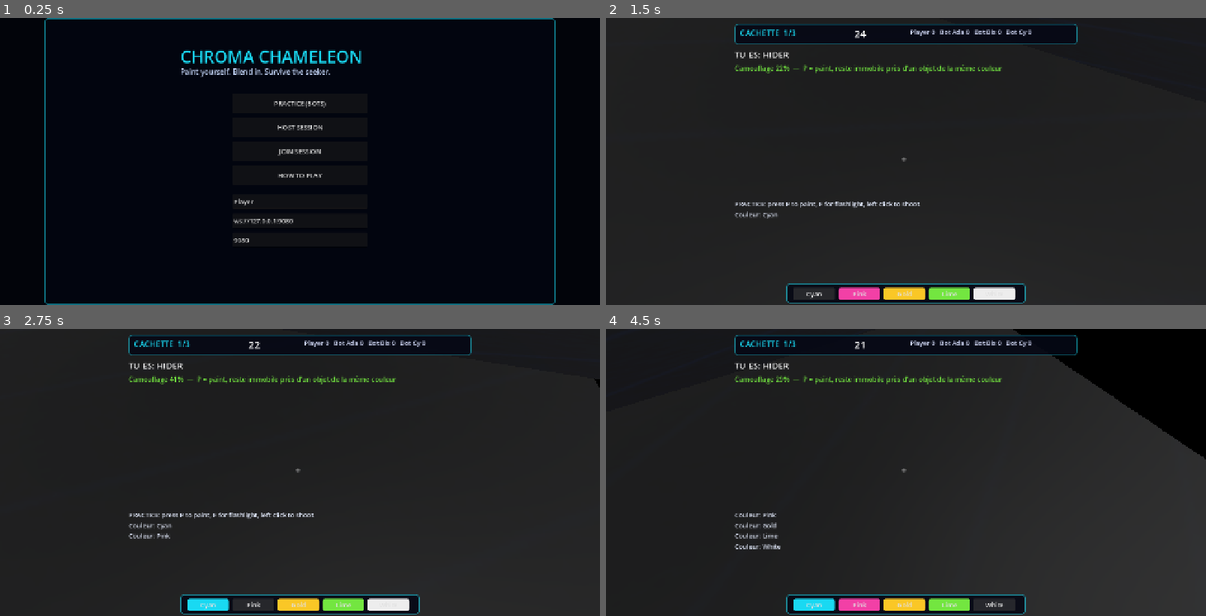
Above: before the commit, frames 1-4 (two rows, left to right).
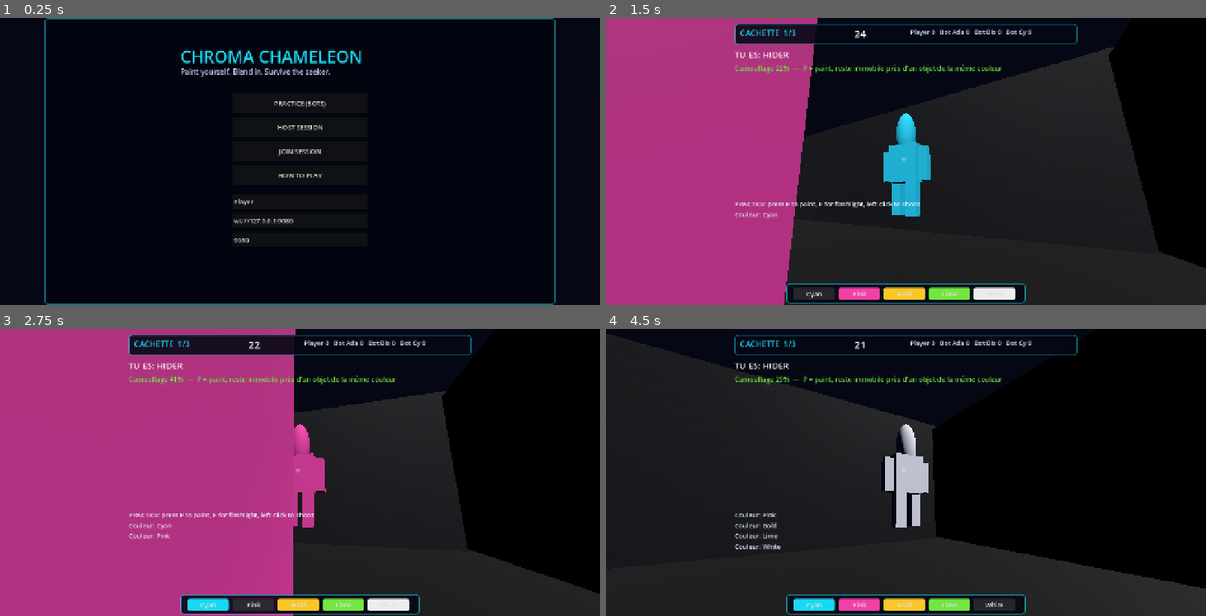
Above: after the commit, the same moments.

Repository: peakbuild112000/Project2
Game: Godot game, scene res://scenes/Main.tscn
Same seed, same stepped clock (60 frames per second), same inputs: the game is played once before the commit and once after it.
Inputs:
- Up to frame 1 (0.25 s): no input
- Up to frame 2 (1.5 s): click "PRACTICE (BOTS)" at 0.5 s; click "Cyan" at 1.25 s
- Up to frame 3 (2.75 s): click "Pink" at 2 s
- Up to frame 4 (4.5 s): click "Gold" at 2.75 s; click "Lime" at 3.5 s; click "White" at 4.25 s

The runs differ from the first frame. In frame 2, 46% of the frame differs, in the area x 0-100%, y 0-100%; in frame 3, 70%; in frame 4, 34%.

Commit message:
Light-aware pipette, third-person hiders and right-drag camera orbit

Diff:
--- a/scripts/Game.gd
+++ b/scripts/Game.gd
@@ -43,6 +43,7 @@
 var brush_size := 20
 var pipette_mode := false
 var _paint_hold := false
+var _orbit_hold := false
 var _spot_cooldown := {}
 var _shoot_cooldown := 0.0
 
@@ -59,9 +60,21 @@
 
 	scene_root = Node3D.new()
 	add_child(scene_root)
+	var env_node := WorldEnvironment.new()
+	var env := Environment.new()
+	env.background_mode = Environment.BG_COLOR
+	env.background_color = Color(0.02, 0.03, 0.08)
+	env.ambient_light_color = Color(0.28, 0.34, 0.48)
+	env.ambient_light_energy = 0.45
+	env_node.environment = env
+	scene_root.add_child(env_node)
+
 	var sun := DirectionalLight3D.new()
 	sun.rotation_degrees = Vector3(-52, 38, 0)
 	sun.light_energy = 1.15
+	sun.shadow_enabled = true
+	sun.shadow_bias = 0.025
+	sun.directional_shadow_max_distance = 90.0
 	scene_root.add_child(sun)
 
 	camera = Camera3D.new()
@@ -102,7 +115,7 @@
 		"practice": start_offline()
 		"host": start_host()
 		"join": start_client()
-		"help": hud.set_menu_info("HIDERS: press P to enter PAINT mode, pick any colour, choose a brush and drag on your avatar with the mouse. Pipette samples a colour from your suit or the decor. Stand still near matching props to camouflage. SEEKERS: F toggles the flashlight. SEEING a hider gives you +1 point, but you must LEFT CLICK (or E) to SHOOT them and eliminate them.")
+		"help": hud.set_menu_info("HIDERS: you are always in third person. Press P for PAINT mode: left-drag paints your avatar, right-drag rotates the camera, pipette samples a colour. Stand still near matching props to camouflage. SEEKERS: you are in first person. F toggles the flashlight. SEEING a hider gives +1 point, but LEFT CLICK (or E) SHOOTS them to eliminate (+3).")
 		"paint": try_preset_paint(value)
 		"pipette": _toggle_pipette()
 		"leave": leave_match()
@@ -129,6 +142,7 @@
 	paint_mode = false
 	pipette_mode = false
 	_paint_hold = false
+	_orbit_hold = false
 	hud.set_paint_mode(false)
 	hud.set_pipette(false)
 	_spot_cooldown.clear()
@@ -177,7 +191,7 @@
 	body.add_child(col)
 	scene_root.add_child(body)
 	var avatar: Dictionary = world.make_avatar(body, Color.WHITE)
-	avatar.node.visible = (id != local_id)
+	avatar.node.visible = true
 	views[id] = {"body": body, "avatar": avatar}
 	players[id] = {
 		"id": id, "name": pname, "x": body.position.x, "y": body.position.y,
@@ -502,6 +516,9 @@
 func try_preset_paint(idx: int) -> void:
 	if not running or idx < 0 or idx >= Core.COLORS.size():
 		return
+	if _role_of(local_id) != "HIDER":
+		hud.log_line("Seuls les hiders peuvent peindre.")
+		return
 	var c: Color = Core.COLORS[idx]
 	paint_color = c
 	hud.set_color(c)
@@ -516,11 +533,15 @@
 func _set_paint_mode(on: bool) -> void:
 	if not running:
 		return
+	if on and _role_of(local_id) != "HIDER":
+		hud.log_line("Le seeker reste en première personne : lui ne peint pas.")
+		return
 	paint_mode = on
 	_paint_hold = false
+	_orbit_hold = false
 	hud.set_paint_mode(on)
 	if views.has(local_id):
-		views[local_id].avatar.node.visible = on
+		views[local_id].avatar.node.visible = _role_of(local_id) == "HIDER"
 	pipette_mode = false
 	hud.set_pipette(false)
 	Input.set_mouse_mode(Input.MOUSE_MODE_VISIBLE if on else Input.MOUSE_MODE_CAPTURED)
@@ -541,16 +562,33 @@
 		Net.send_to_host({"t": "paint_stroke", "u": u, "v": v,
 			"c": paint_color.to_html(false), "s": brush_size})
 
+## Reads the REAL rendered pixel under the cursor: albedo + lights + shadows.
+## A red prop in a dark corner is therefore sampled as dark red, not bright red.
+func _rendered_color_at(pos: Vector2) -> Color:
+	var tex := get_viewport().get_texture()
+	if tex == null:
+		return Color(-1, -1, -1, 1)
+	var img: Image = tex.get_image()
+	if img == null or img.is_empty():
+		return Color(-1, -1, -1, 1)
+	var size := img.get_size()
+	var vp := get_viewport().get_visible_rect().size
+	if vp.x <= 0.0 or vp.y <= 0.0 or size.x <= 0 or size.y <= 0:
+		return Color(-1, -1, -1, 1)
+	var x := clampi(int(pos.x / vp.x * float(size.x)), 0, size.x - 1)
+	var y := clampi(int(pos.y / vp.y * float(size.y)), 0, size.y - 1)
+	var c := img.get_pixel(x, y)
+	if c.a < 0.01:
+		return Color(-1, -1, -1, 1)
+	return Color(c.r, c.g, c.b, 1.0)
+
 func _pipette_at(pos: Vector2) -> void:
-	var picked := Color.WHITE
-	var rect := _avatar_screen_rect()
-	if rect.size.x >= 8.0 and rect.size.y >= 8.0 and rect.has_point(pos):
-		var av: Dictionary = views[local_id].avatar
-		var img: Image = av.image
-		var u := clampf((pos.x - rect.position.x) / rect.size.x, 0, 1)
-		var v := clampf(1.0 - (pos.y - rect.position.y) / rect.size.y, 0, 1)
-		picked = img.get_pixel(int(u * float(img.get_width() - 1)), int(v * float(img.get_height() - 1)))
-	else:
+	var picked := _rendered_color_at(pos)
+
+	# If the pointer is over the paint panel (or the capture is unavailable),
+	# fall back to the material colour under the ray.
+	if picked.r < 0.0 or (hud.paint_panel != null and hud.paint_panel.visible and hud.paint_panel.get_global_rect().has_point(pos)):
+		var fallback := Color.WHITE
 		var from := camera.project_ray_origin(pos)
 		var dir := camera.project_ray_normal(pos)
 		var q := PhysicsRayQueryParameters3D.create(from, from + dir * 100.0)
@@ -558,14 +596,16 @@
 		if not hit.is_empty() and hit.collider is StaticBody3D:
 			for c in hit.collider.get_children():
 				if c is MeshInstance3D and c.material_override is StandardMaterial3D:
-					picked = c.material_override.albedo_color
+					fallback = c.material_override.albedo_color
 					break
+		picked = fallback
+
 	paint_color = picked
 	hud.set_color(picked)
 	pipette_mode = false
 	hud.set_pipette(false)
-	hud.log_line("Pipette: #%s" % picked.to_html(false))
-	_play("click")
+	hud.log_line("Pipette (lumière/ombre incluse): #%s" % picked.to_html(false))
+	_play("paint")
 
 # ---------------------------------------------------------------- shooting ----
 
@@ -813,6 +853,7 @@
 		elif not is_host:
 			body.position = body.position.lerp(Vector3(st.x, st.y, st.z), clampf(delta * 12.0, 0, 1))
 		var avatar: Dictionary = v.avatar
+		avatar.node.visible = (id != local_id) or (_role_of(id) == "HIDER")
 		var alpha := 1.0
 		if id != local_id:
 			if local_role == "SEEKER" and _role_of(id) == "HIDER" and not bool(st.seen):
@@ -824,15 +865,19 @@
 		avatar.mat.albedo_color = Color(1, 1, 1, alpha)
 	if local_id > 0 and views.has(local_id):
 		var b: CharacterBody3D = views[local_id].body
-		if paint_mode:
-			var back := Vector3(sin(_yaw), 0, cos(_yaw)) * 4.2
-			camera.position = b.position + Vector3(0, 2.5, 0) + back
-			camera.look_at(b.position + Vector3(0, 1.0, 0))
+		if local_role == "HIDER":
+			# Hiders always see their own avatar from a third-person camera.
+			var dist := 3.6 if paint_mode else 4.2
+			var cp := clampf(_pitch, -0.45, 0.75)
+			var off := Vector3(sin(_yaw) * cos(cp), sin(cp) + 0.25, cos(_yaw) * cos(cp)) * dist
+			camera.position = b.position + Vector3(0, 1.1, 0) + off
+			camera.look_at(b.position + Vector3(0, 1.1, 0))
 		else:
+			# Seekers stay in first person.
 			camera.position = b.position + Vector3(0, 1.62, 0)
 			camera.rotation = Vector3(_pitch, _yaw, 0)
 		var me: Dictionary = players[local_id]
-		flashlight.visible = bool(me.flash) and local_role == "SEEKER" and not paint_mode
+		flashlight.visible = bool(me.flash) and local_role == "SEEKER"
 
 func _update_hud() -> void:
 	if logic == null or not players.has(local_id):
@@ -873,10 +918,9 @@
 	for k in _spot_cooldown.keys():
 		_spot_cooldown[k] = maxf(0.0, float(_spot_cooldown[k]) - delta)
 
-	if paint_mode:
-		_update_views(delta)
-		_update_hud()
-		return
+	# Paint mode keeps the match alive (bots, timers, network) but the painter
+	# stands still so the avatar is easy to hit with the brush.
+	var frozen := paint_mode
 
 	if _keys.get(KEY_LEFT, false):
 		_yaw += 2.0 * delta
@@ -891,8 +935,9 @@
 		if players.has(local_id):
 			var me: Dictionary = players[local_id]
 			me.input = {
-				"fw": _axis(KEY_W, KEY_S), "sd": _axis(KEY_D, KEY_A),
-				"sprint": _keys.get(KEY_SHIFT, false), "jump": _my_input.jump,
+				"fw": 0.0 if frozen else _axis(KEY_W, KEY_S),
+				"sd": 0.0 if frozen else _axis(KEY_D, KEY_A),
+				"sprint": not frozen and _keys.get(KEY_SHIFT, false), "jump": _my_input.jump,
 			}
 			me.yaw = _yaw
 			_my_input.jump = false
@@ -916,8 +961,10 @@
 		if _net_clock >= TICK:
 			_net_clock = 0.0
 			Net.send_to_host({
-				"t": "input", "fw": _axis(KEY_W, KEY_S), "sd": _axis(KEY_D, KEY_A),
-				"sprint": _keys.get(KEY_SHIFT, false), "jump": _my_input.jump, "yaw": _yaw,
+				"t": "input", "fw": 0.0 if frozen else _axis(KEY_W, KEY_S),
+				"sd": 0.0 if frozen else _axis(KEY_D, KEY_A),
+				"sprint": not frozen and _keys.get(KEY_SHIFT, false),
+				"jump": _my_input.jump, "yaw": _yaw,
 			})
 			_my_input.jump = false
 
@@ -961,9 +1008,14 @@
 	elif event is InputEventMouseMotion:
 		var m: InputEventMouseMotion = event
 		if running and not paused:
-			if paint_mode and _paint_hold:
-				_paint_at(m.position)
-			elif not paint_mode and Input.get_mouse_mode() == Input.MOUSE_MODE_CAPTURED:
+			if paint_mode:
+				if _paint_hold:
+					_paint_at(m.position)
+				elif _orbit_hold:
+					# Right-drag orbits the third-person camera in PAINT mode.
+					_yaw -= m.relative.x * 0.006
+					_pitch = clampf(_pitch - m.relative.y * 0.006, -0.45, 0.75)
+			elif Input.get_mouse_mode() == Input.MOUSE_MODE_CAPTURED:
 				_yaw -= m.relative.x * 0.0026
 				_pitch = clampf(_pitch - m.relative.y * 0.0026, -1.2, 1.2)
 	elif event is InputEventMouseButton:
@@ -980,7 +1032,9 @@
 						_paint_at(mb.position)
 				else:
 					_paint_hold = false
-		elif mb.pressed and (mb.button_index == MOUSE_BUTTON_LEFT or mb.button_index == MOUSE_BUTTON_RIGHT):
+			elif mb.button_index == MOUSE_BUTTON_RIGHT:
+				_orbit_hold = mb.pressed
+		elif mb.pressed and mb.button_index == MOUSE_BUTTON_LEFT:
 			_try_shoot()
 
 func _toggle_pause() -> void:
--- a/scripts/HUD.gd
+++ b/scripts/HUD.gd
@@ -204,7 +204,7 @@
 		bb.add_theme_stylebox_override("normal", bsb)
 		bb.pressed.connect(_on_brush_pressed.bind(i))
 		brush_buttons.append(bb)
-	_label(paint_panel, "Clique-glisse pour peindre  •  Pipette : prélever une couleur  •  P pour quitter", -305, 42, 610, 24, 0.5, 0.5, 14, Color(0.70, 0.80, 0.95))
+	_label(paint_panel, "Clic gauche glissé : peindre  •  Clic droit glissé : tourner  •  Pipette : couleur rendue (ombres incluses)  •  P : quitter", -305, 42, 610, 24, 0.5, 0.5, 12, Color(0.70, 0.80, 0.95))
 	paint_panel.visible = false
 
 func _build_result() -> void:
